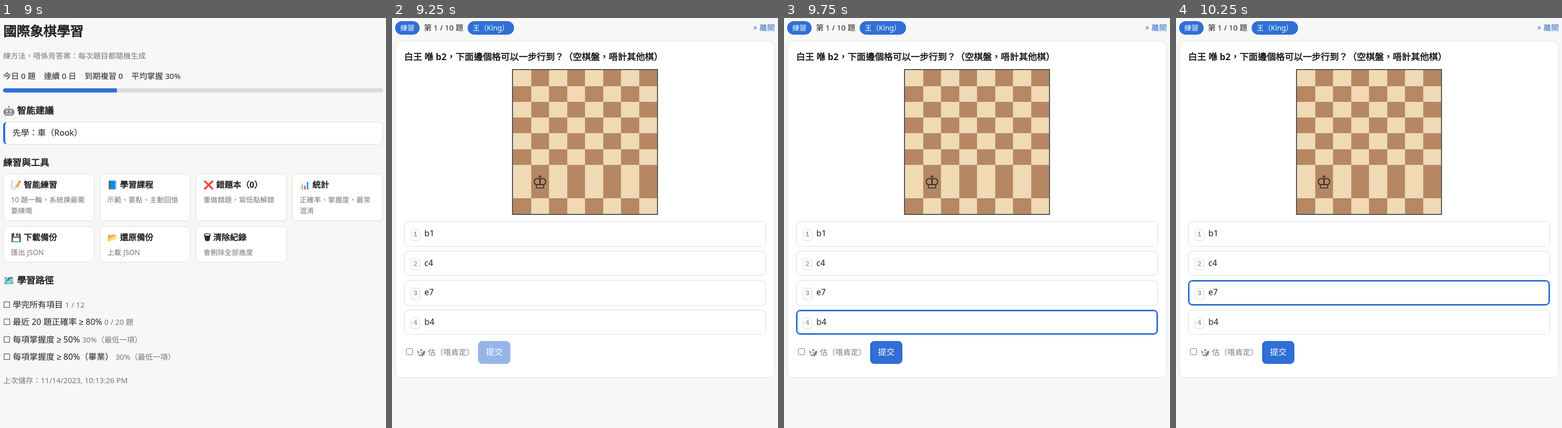
Above: before the commit, frames 1-4 (left to right).
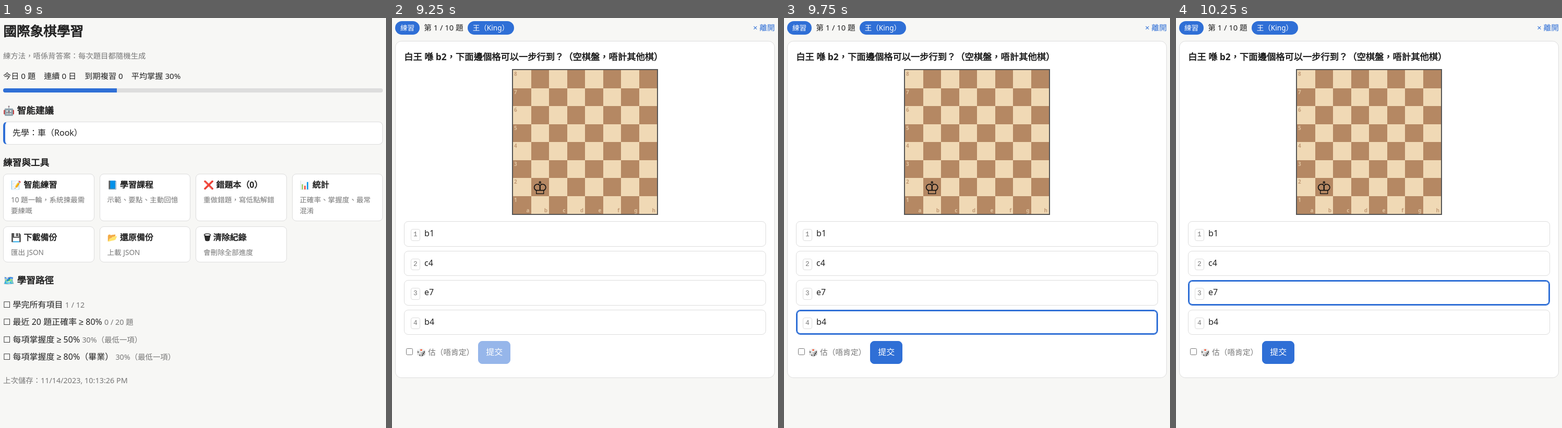
Above: after the commit, the same moments.

Repository: sinmc1997/chess-learning
Game: browser game, page index.html
Two runs of this game, one before a commit and one after it. Both use one fixed random seed, a clock stepped at 60 frames per second and the inputs below. When the page shows a pop-up message, it is drawn as a white box for half a second while everything else waits; a line starting with > is the answer the replay typed.
Inputs (mouse positions are in pixels of both pictures, inside the frame that each line leads up to):
- Up to frame 1 (9 s): click (193, 218) at 0.27 s; click (193, 227) at 1.07 s; tap Space every 0.33 s from 1.1 to 8.77 s; click "📊 統計 正確率、掌握度、最常混淆" at 1.17 s; click "← 主頁" at 1.67 s; click (115, 210) at 2.07 s; click "王車易位（Castling） 未學 · 特殊規則 · 掌握…" at 2.17 s; click "勉強" at 2.67 s; click (270, 202) at 3.07 s; click "← 主頁" at 3.17 s; click "先學：車（Rook）" at 3.67 s; click (250, 300) at 4.07 s; click "唔記得" at 4.17 s; click "💾 下載備份 匯出 JSON" at 4.67 s; click (96, 239) at 5.07 s; click "🗑 清除紀錄 會刪除全部進度" at 5.17 s; click "📘 學習課程 示範、要點、主動回憶" at 5.67 s; click (193, 104) at 6.07 s; click "后（Queen） 未學 · 走法 · 掌握 30%" at 6.17 s; click "做 5 題練呢個" at 6.67 s; click (304, 132) at 7.07 s; click "3 只得斜線" at 7.17 s; click (19, 202) at 7.67 s; click (77, 124) at 8.07 s; click "× 離開" at 8.17 s; click "📂 還原備份 上載 JSON" at 8.67 s
- Up to frame 2 (9.25 s): click (546, 247) at 9.07 s; tap Space at 9.1 s; click "📝 智能練習 10 題一輪，系統揀最需要練嘅" at 9.17 s
- Up to frame 3 (9.75 s): tap Space at 9.43 s; click "4 b4" at 9.67 s
- Up to frame 4 (10.25 s): tap Space at 9.77, 10.1 s; click (1384, 91) at 10.07 s; click "3 e7" at 10.17 s

Frame 1 is identical in both runs. In frame 2, 4.5% of the frame differs, in the area x 31-69%, y 13-48%; in frame 3, 4.5%; in frame 4, 4.5%.

Commit message:
棋盤加座標（a–h／1–8）、每行等高
Co-Authored-By: Claude Opus 5.5 <noreply@anthropic.com>

Diff:
--- a/content.js
+++ b/content.js
@@ -77,7 +77,8 @@
       for (var f = 0; f < 8; f++) {
         var p = null;
         for (var i = 0; i < pcs.length; i++) if (pcs[i].f === f && pcs[i].r === r) { p = pcs[i].p; break; }
-        h += '<div class="sq ' + ((f + r) % 2 === 0 ? 'd' : 'l') + '" title="' + sqn(f, r) + '">' + (p ? SYM[p] : '') + '</div>';
+        var coord = (f === 0 ? '<span class="rk">' + (r + 1) + '</span>' : '') + (r === 0 ? '<span class="fl">' + FILES[f] + '</span>' : '');
+        h += '<div class="sq ' + ((f + r) % 2 === 0 ? 'd' : 'l') + '" title="' + sqn(f, r) + '">' + coord + (p ? SYM[p] : '') + '</div>';
       }
     }
     return h + '</div>';
--- a/index.html
+++ b/index.html
@@ -31,8 +31,11 @@
 .pitch .grid{stroke:var(--bd);stroke-width:1}
 .pitch .line{fill:none;stroke:var(--acc);stroke-width:4;stroke-linecap:round}
 .pitch .dot{fill:var(--acc)}
-.board{display:grid;grid-template-columns:repeat(8,1fr);width:min(280px,90%);aspect-ratio:1;margin:6px auto;border:2px solid #555}
-.sq{display:flex;align-items:center;justify-content:center;font-size:clamp(20px,6vw,34px);line-height:1}
+.board{display:grid;grid-template-columns:repeat(8,1fr);grid-template-rows:repeat(8,1fr);width:min(280px,90%);aspect-ratio:1;margin:6px auto;border:2px solid #555}
+.sq{position:relative;display:flex;align-items:center;justify-content:center;min-height:0;overflow:hidden;font-size:clamp(20px,6vw,34px);line-height:1;color:#111}
+.sq .rk,.sq .fl{position:absolute;font-size:10px;line-height:1;font-weight:600;opacity:.75}
+.sq .rk{top:2px;left:2px}.sq .fl{bottom:2px;right:3px}
+.sq.d .rk,.sq.d .fl{color:var(--sq1)}.sq.l .rk,.sq.l .fl{color:var(--sq2)}
 .sq.d{background:var(--sq2)}.sq.l{background:var(--sq1)}
 .opts{display:grid;gap:8px;margin:12px 0}
 .opt{text-align:left;padding:10px 12px;border:1px solid var(--bd);border-radius:8px;background:var(--card);color:var(--fg);cursor:pointer;font:inherit}
